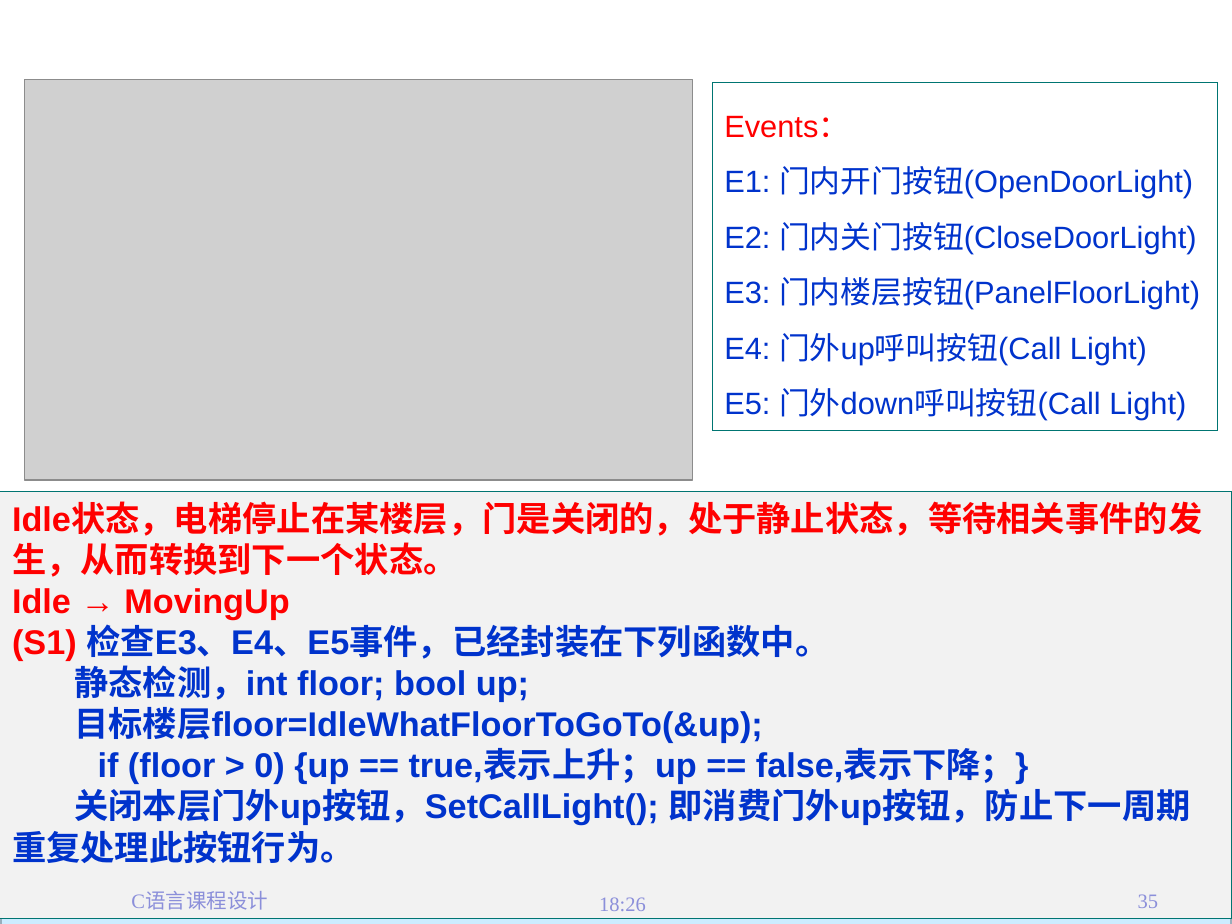
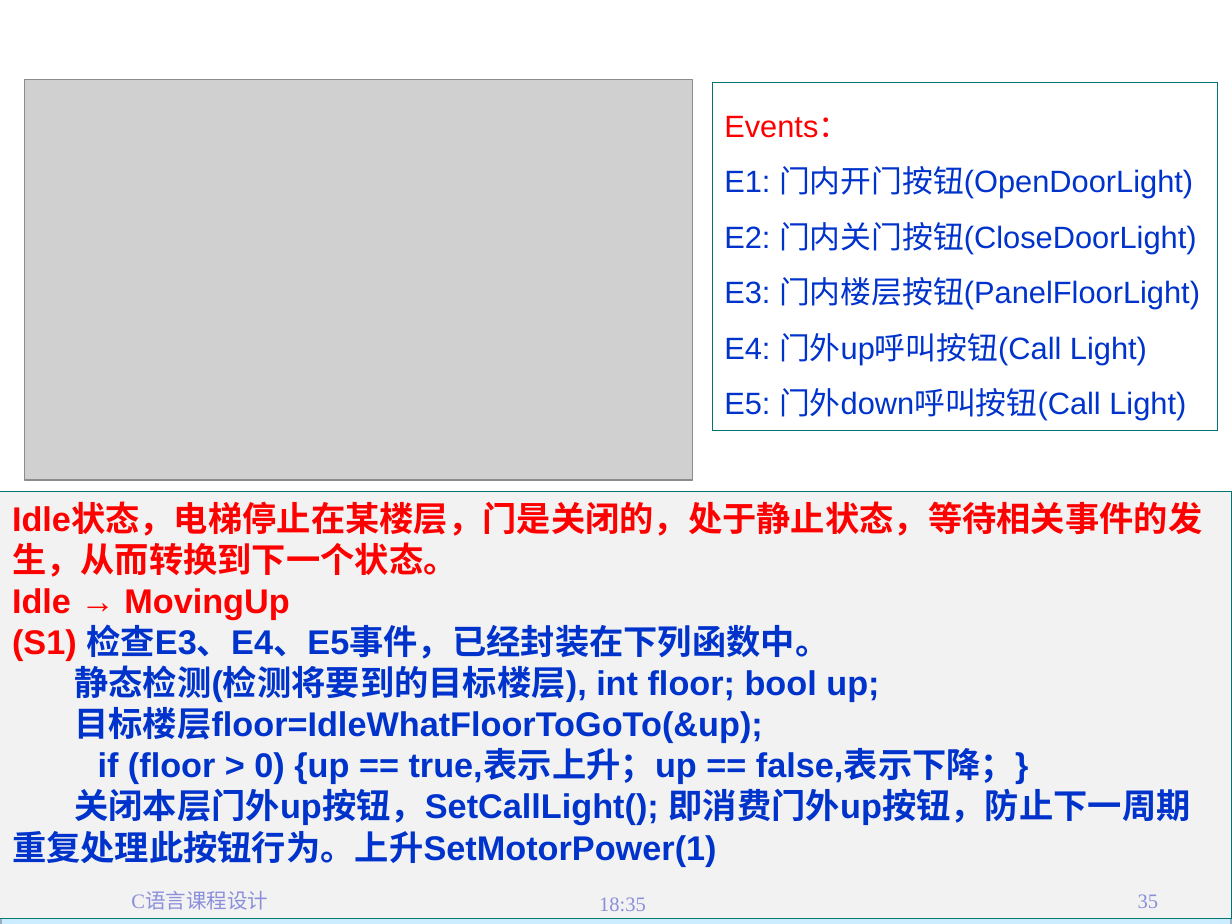
Before and after one commit to jtrfid/C-Repositories, a slide deck: slide 35 of 2017/C语言课程设计/C语言课程设计.pptx. Drawn at 1232x924 pixels with LibreOffice and Linux fonts; fonts in the diff are those of the drawing; grey boxes stand for pictures; background and template pictures are left out. Boxes give left, top, right and bottom in pixels: in the first picture for what was removed or moved away, otherwise in the second. Text is boxed around its words. In the diff, an @@ line names an element or a change of style, - is before the commit and + after.

```diff
--- a/2017/C语言课程设计/C语言课程设计.pptx
+++ b/2017/C语言课程设计/C语言课程设计.pptx
@@ text in rectangle at (74, 665, 879, 702): text changed @@
-静态检测，int floor; bool up;
+静态检测(检测将要到的目标楼层), int floor; bool up;
@@ text in rectangle at (12, 788, 1191, 867): text changed @@
-关闭本层门外up按钮，SetCallLight(); 即消费门外up按钮，防止下一周期重复处理此按钮行为。
+关闭本层门外up按钮，SetCallLight(); 即消费门外up按钮，防止下一周期重复处理此按钮行为。上升SetMotorPower(1)
@@ text at (599, 897, 646, 911): text changed @@
-18:26
+18:35
```
Also in this commit, not shown: 53 other slides changed, 3 slides added, 2 other files.
